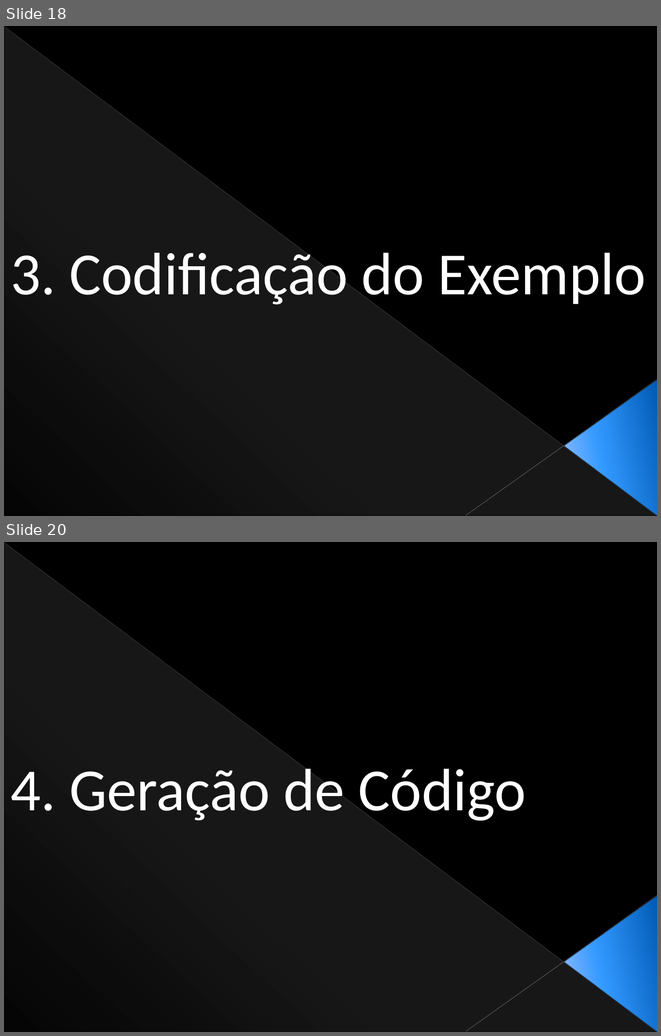
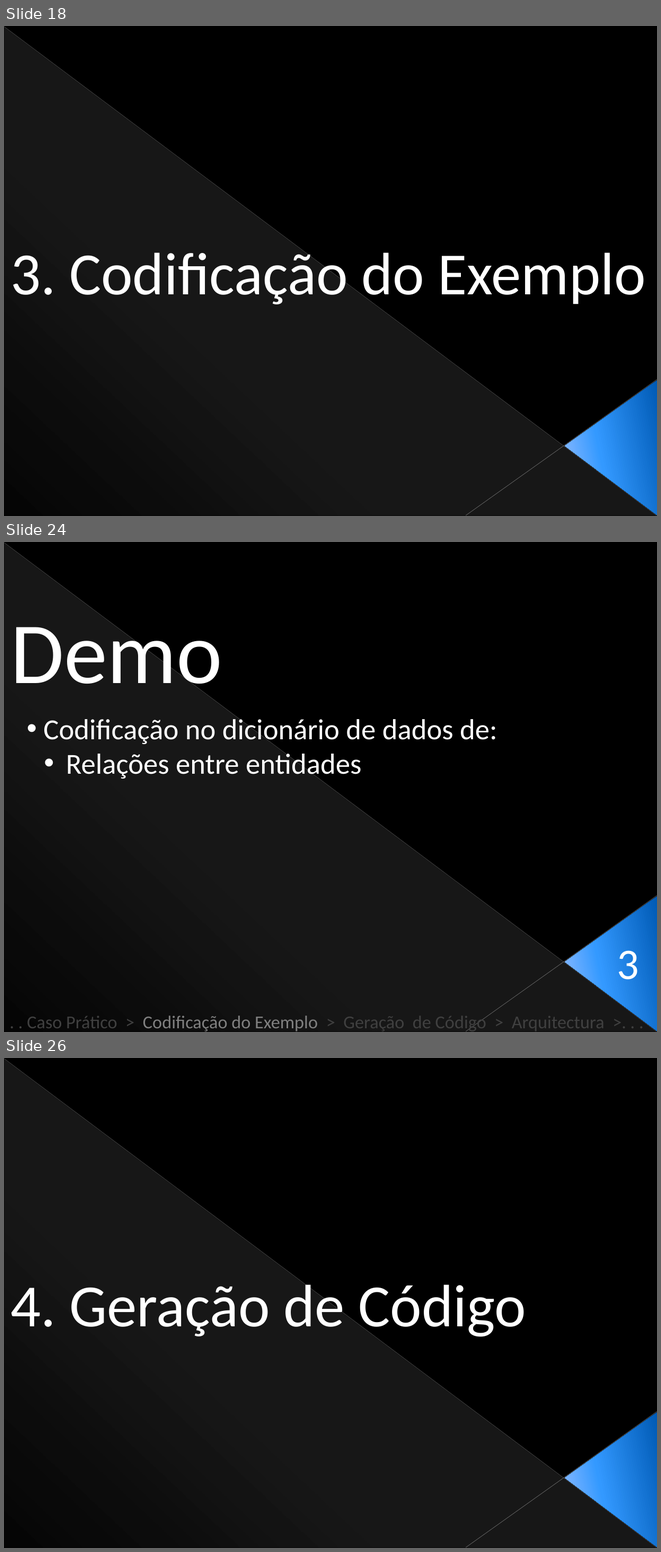
Before and after one commit to Netivski/projectoseminario, a slide deck: Apresentação Final/Presentation Sketch.pptx. Shown one above the other, each under a label of ours: slides 18 and 20 before the commit, slides 18, 24 and 26 after it; the slides between them are not shown. The pictures are 661x1036 and 661x1552 pixels, drawn with LibreOffice and Linux fonts; fonts in the diff are those of the drawing. Boxes give left, top, right and bottom in pixels: in the first picture for what was removed or moved away, otherwise in the second. Text is boxed around its words. In the diff, an @@ line names an element or a change of style, - is before the commit and + after.

```diff
--- a/Apresentação Final/Presentation Sketch.pptx
+++ b/Apresentação Final/Presentation Sketch.pptx
@@ slide 24 added at [4, 542, 657, 1032], background #000000; not listed: 4 template elements that a slide beside it also shows @@
@@ text added at [10, 612, 222, 703], 96 pt, text #FFFFFF @@
+Demo
@@ text added at [43, 715, 497, 780], 32 pt, text #FFFFFF @@
+• Codificação no dicionário de dados de:
+  • Relações entre entidades
@@ text added at [617, 950, 639, 979], 48 pt, text #FFFFFF @@
+3
@@ text added at [27, 1015, 604, 1031], 20 pt, text #404040 @@
+. . Caso Prático > Codificação do Exemplo > Geração de Código > Arquitectura >. . .
@@ what was slide 20 is now slide 26 @@
```
Also in this commit, not shown: 4 slides changed, 5 other slides added.
